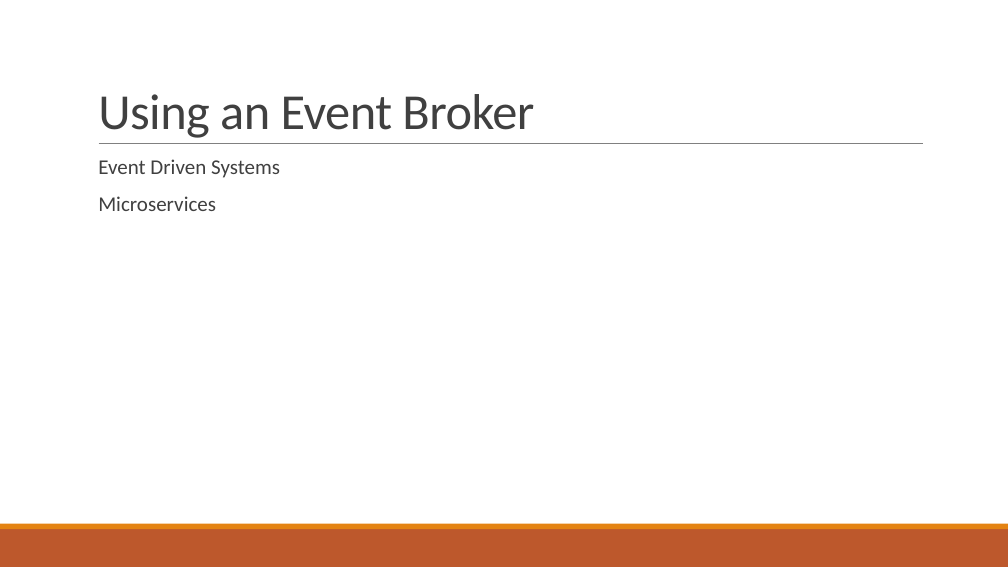
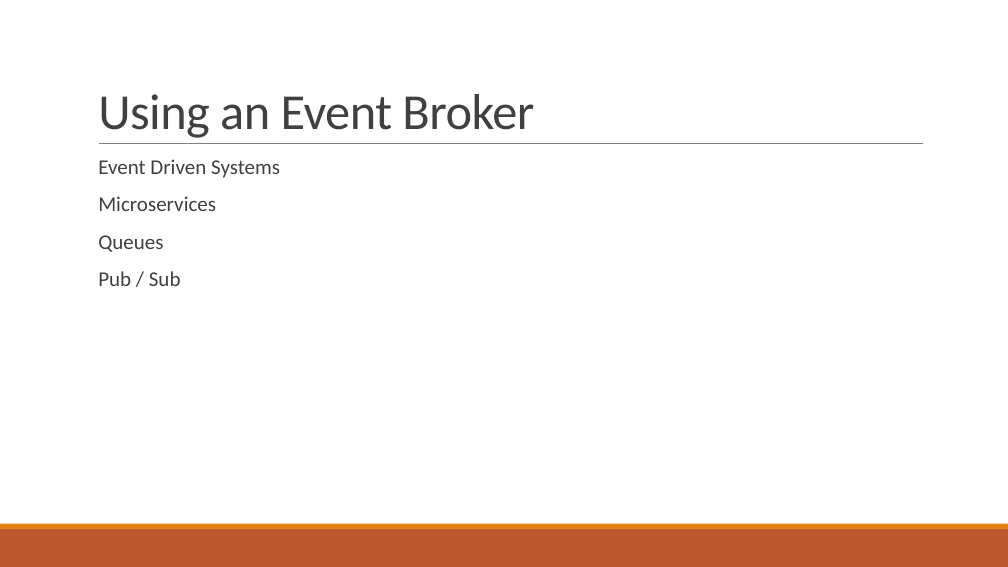
Before and after one commit to pcmichaels/SoftwareArchitectureTalk, a slide deck: slide 14 of Slides/In Search of The Forth Chord.pptx (slide 13 before the commit). Drawn at 1008x567 pixels with LibreOffice and Linux fonts; fonts in the diff are those of the drawing. Boxes give left, top, right and bottom in pixels: in the first picture for what was removed or moved away, otherwise in the second. Text is boxed around its words. In the diff, an @@ line names an element or a change of style, - is before the commit and + after.

```diff
--- a/Slides/In Search of The Forth Chord.pptx
+++ b/Slides/In Search of The Forth Chord.pptx
@@ text at <box>98,235,181,286</box>: paragraphs added @@
+  Queues
+  Pub / Sub
```
Also in this commit, not shown: 2 other slides changed, 17 slides added, 1 slide removed.
